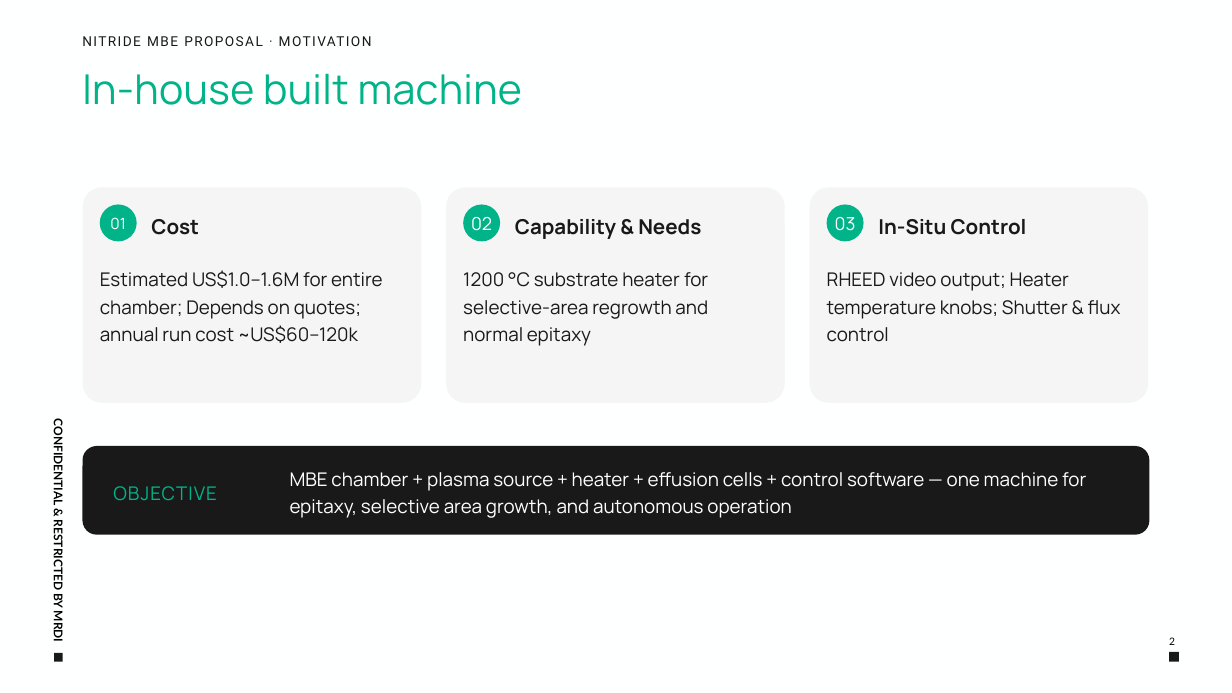
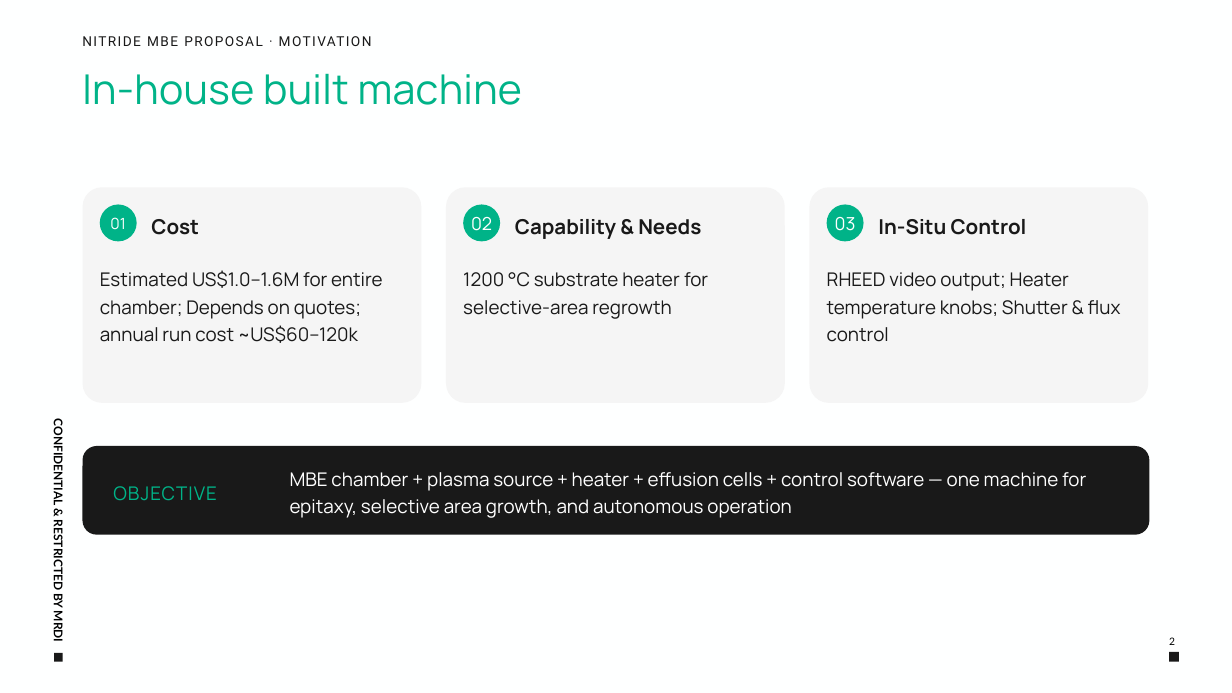
Before and after one commit to jiaowh/rig, a slide deck: slide 2 of Self-built_nitride_MBE_proposal_v3.pptx. Drawn at 1232x693 pixels with LibreOffice and Linux fonts; fonts in the diff are those of the drawing; background and template pictures are left out. Boxes give left, top, right and bottom in pixels: in the first picture for what was removed or moved away, otherwise in the second. Text is boxed around its words. In the diff, an @@ line names an element or a change of style, - is before the commit and + after.

```diff
--- a/Self-built_nitride_MBE_proposal_v3.pptx
+++ b/Self-built_nitride_MBE_proposal_v3.pptx
@@ text at <box>463,272,708,319</box>: text changed @@
-1200 °C substrate heater for selective-area regrowth and normal epitaxy
+1200 °C substrate heater for selective-area regrowth
```
Also in this commit, not shown: 2 other slides changed, 2 other files.
